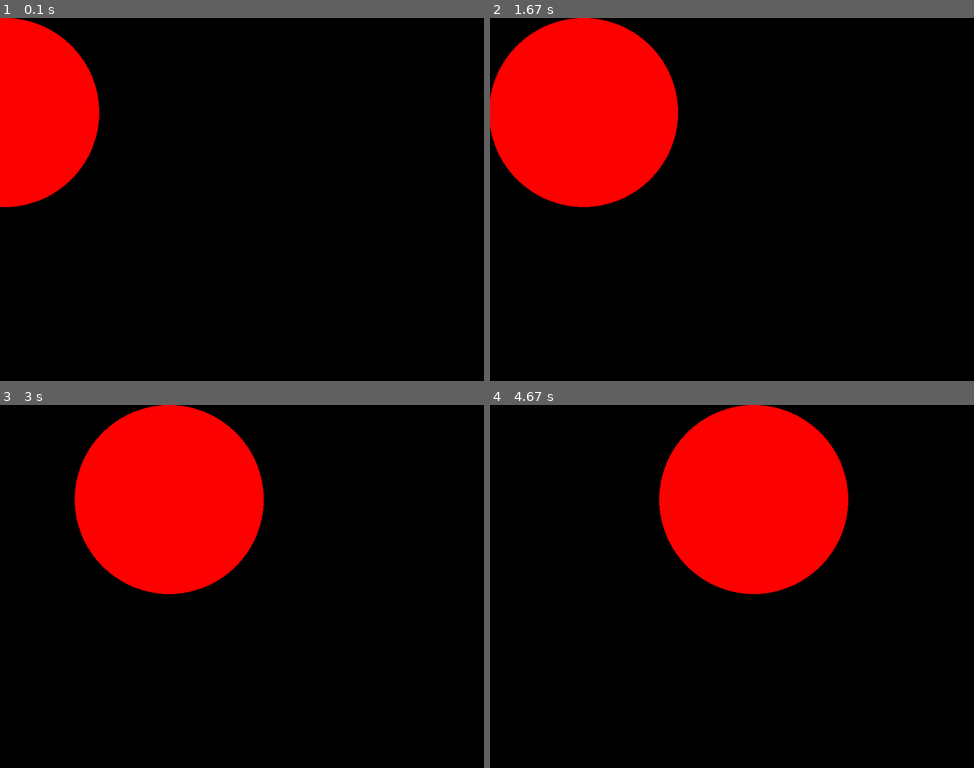
Above: before the commit, frames 1-4 (two rows, left to right).
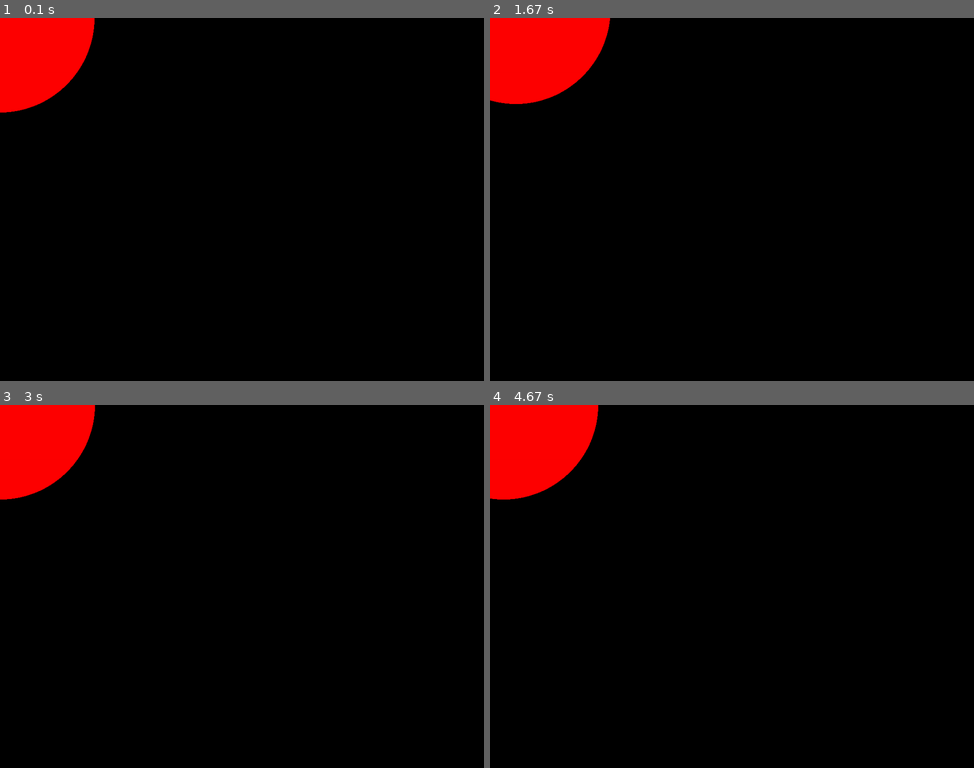
Above: after the commit, the same moments.

Repository: UCLL-introproject-2526/projectweek-cameliongang
Game: pygame game, started from pygame_test/yoni.py
Same seed, same stepped clock (60 frames per second), same inputs: the game is played once before the commit and once after it.
Inputs:
- Up to frame 1 (0.1 s): no input
- Up to frame 2 (1.67 s): hold Right 0.33-0.8 s; hold Up 0.83-1.13 s; hold Right 1.17-1.63 s
- Up to frame 3 (3 s): hold Left 1.67-2.2 s; hold Down 2.23-2.53 s; hold Left 2.57-2.97 s
- Up to frame 4 (4.67 s): hold Up 3-3.37 s; hold Right 3.4-4.03 s; hold Down 4.07-4.43 s; hold Left from 4.47 s (still down)

The runs differ from the first frame. In frame 1, 6.1% of the frame differs, in the area x 0-21%, y 0-53%; in frame 2, 13%; in frame 3, 20%; in frame 4, 21%, in the area x 0-75%, y 0-53%.

Commit message:
yoni.py working moving bal

Diff:
--- a/pygame_test/example.py
+++ b/pygame_test/example.py
@@ -64,7 +64,7 @@
 
     pg.display.flip()
 
-    dela_time = clock.tick(60) / 1000
+    delta_time = clock.tick(60) / 1000
     delta_time = max(0.001, min(0.1, delta_time))
 
 
--- a/pygame_test/yoni.py
+++ b/pygame_test/yoni.py
@@ -1,13 +1,13 @@
-import pygame
+import pygame as pg
 
 def create_main_surface():
     screen_size = (1024, 768)
-    return pygame.display.set_mode(screen_size)
+    return pg.display.set_mode(screen_size)
 
 def render_frame(surface,x):
     clear_surface(surface)
-    pygame.draw.circle(surface, (255, 0, 0), (x, 200), 200)
-    pygame.display.flip()
+    pg.draw.circle(surface, (255, 0, 0), (x, 200), 200)
+    pg.display.flip()
 
 def clear_surface(surface):
     surface.fill((0, 0, 0))
@@ -21,35 +21,69 @@
         self.xcoor += x
 
     def ycoor_update(self, y):
-        self.xcoor += y
+        self.ycoor += y
 
     def render(self, surface):
         clear_surface(surface)
-        pygame.draw.circle(surface, (255, 0, 0), (self.xcoor, 200), 200)
-        pygame.display.flip()
+        pg.draw.circle(surface, (255, 0, 0), (self.xcoor, self.ycoor), 200)
 
 
 def main():
     #initialization
-    pygame.init()
+    pg.init()
     x = 0
     surface = create_main_surface()
-    clock = pygame.time.Clock()
+    clock = pg.time.Clock()
     status = state()
-    keys = pygame.key.get_pressed()
-    while True:
+    running = True
+    delta_time = 0.1
+    movingxmin = False
+    movingxplus = False
+    movingymin = False
+    movingyplus = False
+    while running:
+
         status.render(surface)
-        status.xcoor_update(2)
-        clock.tick(60)
-        for event in pygame.event.get():
-            if event.type == pygame.QUIT:
-                pygame.quit()
- #           if event.type == pygame.KEYDOWN:
- #               if event.key == pygame.K_LEFT:
- #                   print("left")
- #                   status.xcoor_update(-1)
- #               if event.key == pygame.K_RIGHT:
- #                   status.xcoor_update(1)
+        if movingxmin:
+            status.xcoor_update(-1)
+        if movingxplus:
+            status.xcoor_update(1)
+        if movingymin:
+            status.ycoor_update(-1)
+        if movingyplus:
+            status.ycoor_update(1)
+
+        for event in pg.event.get():
+
+            if event.type == pg.QUIT:
+                running = False
+
+            if event.type == pg.KEYDOWN:
+                if event.key == pg.K_LEFT:
+                    movingxmin = True
+                if event.key == pg.K_RIGHT:
+                    movingxplus = True
+
+                if event.key == pg.K_UP:
+                    movingymin = True
+                if event.key == pg.K_DOWN:
+                    movingyplus = True
+
+            if event.type == pg.KEYUP:
+                if event.key == pg.K_LEFT:
+                    movingxmin = False
+                if event.key == pg.K_RIGHT:
+                    movingxplus = False
+
+                if event.key == pg.K_UP:
+                    movingymin = False
+                if event.key == pg.K_DOWN:
+                    movingyplus = False
+
+        delta_time = clock.tick(60) / 1000
+        delta_time = max(0.001, min(0.1, delta_time))
+
+        pg.display.flip()
 
 
 
@@ -59,7 +93,6 @@
 
 
 
-
-
+pg.quit()
 if __name__ == "__main__":
     main()
